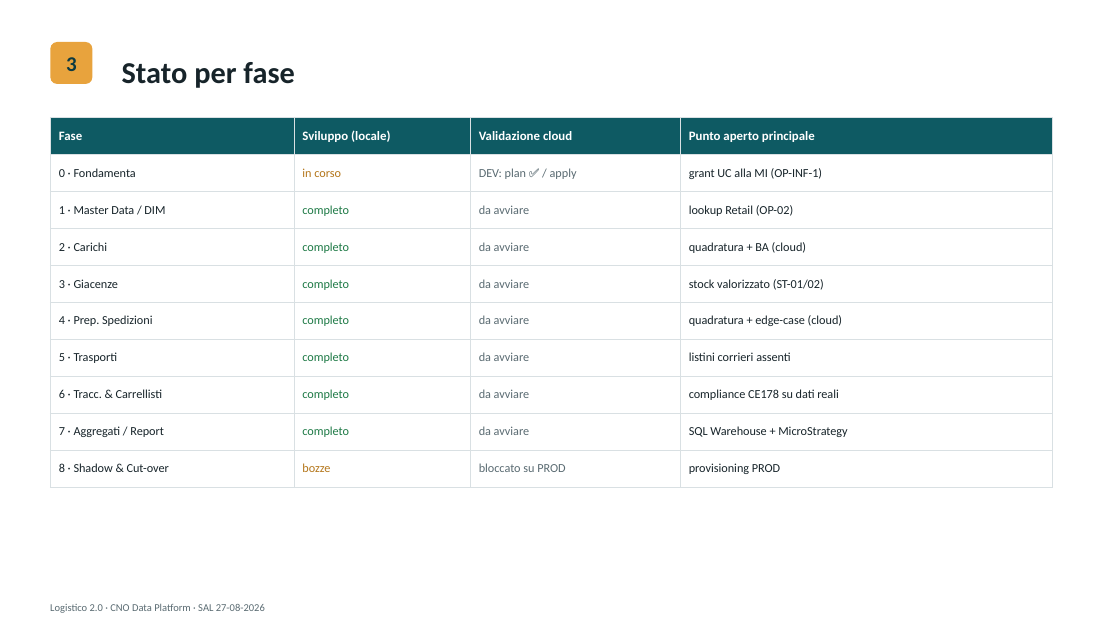
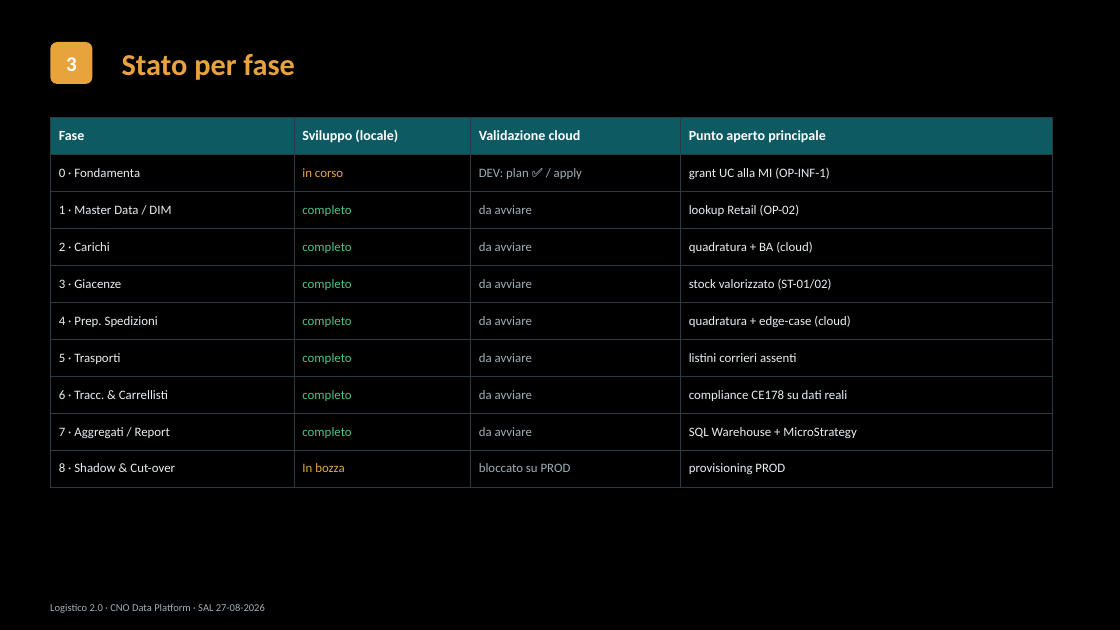
Before and after one commit to LuigiScrimitore/logistico-documentation, a slide deck: slide 5 of DOCS/piani/SAL_2026-08-27_Logistico2.0.pptx (slide 4 before the commit). Drawn at 1120x630 pixels with LibreOffice and Linux fonts; fonts in the diff are those of the drawing. Boxes give left, top, right and bottom in pixels: in the first picture for what was removed or moved away, otherwise in the second. Text is boxed around its words. In the diff, an @@ line names an element or a change of style, - is before the commit and + after.

```diff
--- a/DOCS/piani/SAL_2026-08-27_Logistico2.0.pptx
+++ b/DOCS/piani/SAL_2026-08-27_Logistico2.0.pptx
@@ background #FFFFFF to #000000 @@
@@ text "3" at <box>66,57,77,71</box>: text colour #0E3A40 to #FFFFFF @@
@@ text "Stato per fase": place and size @@
-text "Stato per fase" at <box>122,62,294,88</box>
+text "Stato per fase" at <box>122,54,294,80</box>
@@ text "Stato per fase" at <box>122,54,294,80</box>: text colour #17242A to #E8A33D @@
@@ table at <box>50,118,1053,487</box> @@
-row 10, column 2: bozze
+row 10, column 2: In bozza
@@ size 11 to 12 pt in "Fase", "Sviluppo (locale)", "Validazione cloud", "Punto aperto principale" @@
@@ size 10.5 to 11 pt in "0 · Fondamenta", "in corso", "DEV: plan ✅ / apply", "grant UC alla MI (OP-INF-1)" and 31 more places @@
@@ text colour #17242A to #E9EEF1 in "0 · Fondamenta", "grant UC alla MI (OP-INF-1)", "1 · Master Data / DIM", "lookup Retail (OP-02)" and 14 more places @@
@@ text colour #B4761A to #E6AA43 in "in corso" @@
@@ text colour #5A6B72 to #9FB0B7 in "DEV: plan ✅ / apply", "da avviare", "da avviare", "da avviare" and 5 more places @@
@@ text colour #1E7A46 to #45C486 in "completo", "completo", "completo", "completo" and 3 more places @@
@@ borders changed @@
@@ text "Logistico 2.0 · CNO Data ..." at <box>50,604,265,613</box>: text colour #5A6B72 to #9FB0B7 @@
```
Also in this commit, not shown: 5 other slides changed, 2 slides added, 1 slide removed, 1 other file.
